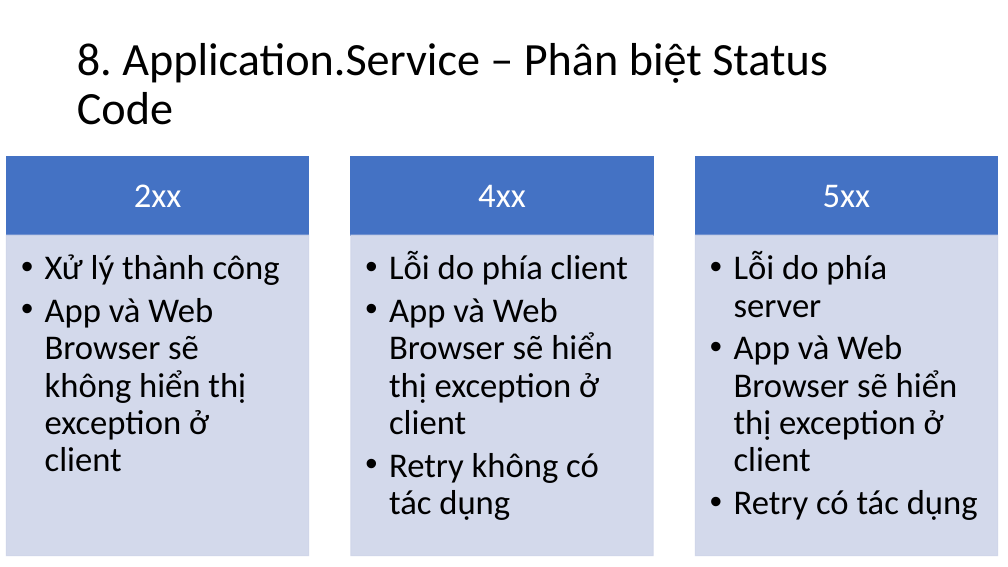
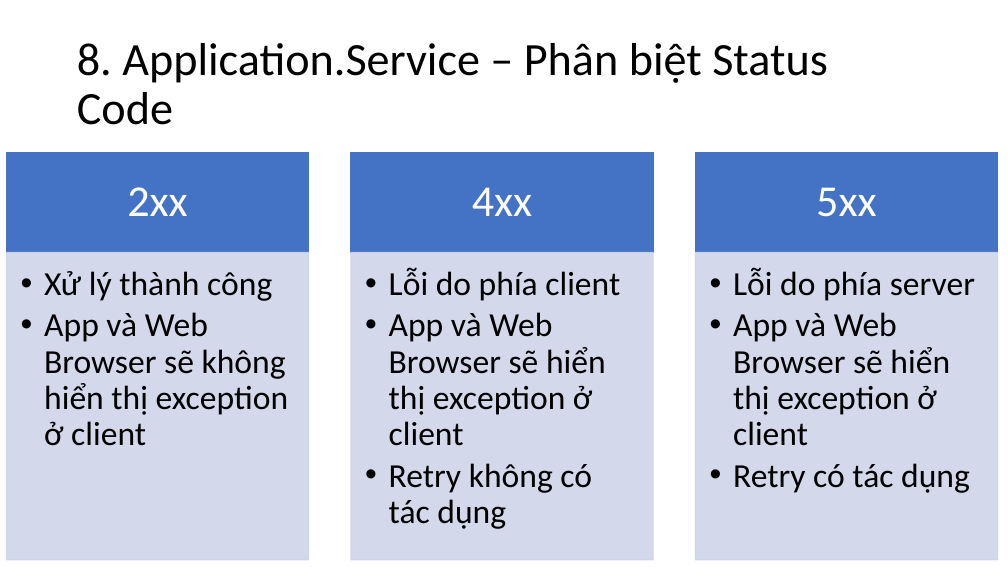
Before and after one commit to triplesix0209/dotnet.core, a slide deck: slide 23 of Document/Dev Guide.pptx. Drawn at 1008x567 pixels with LibreOffice and Linux fonts; fonts in the diff are those of the drawing. Boxes give left, top, right and bottom in pixels: in the first picture for what was removed or moved away, otherwise in the second. Text is boxed around its words. In the diff, an @@ line names an element or a change of style, - is before the commit and + after.

```diff
--- a/Document/Dev Guide.pptx
+++ b/Document/Dev Guide.pptx
@@ rectangle resized from (x1=7, y1=157, x2=309, y2=235) to (x1=7, y1=153, x2=309, y2=253) @@
@@ rectangle resized from (x1=351, y1=157, x2=653, y2=235) to (x1=351, y1=153, x2=653, y2=253) @@
@@ size 33 to 42 pt; more space between paragraphs in 3 elements at (x1=127, y1=187, x2=188, y2=216), (x1=472, y1=187, x2=533, y2=216), (x1=816, y1=187, x2=877, y2=217) @@
@@ rectangle resized from (x1=696, y1=157, x2=998, y2=235) to (x1=696, y1=153, x2=998, y2=253) @@
@@ text "Xử lý thành công" moved from (x1=45, y1=254, x2=280, y2=472) to (x1=44, y1=271, x2=289, y2=446) @@
@@ rectangle resized from (x1=7, y1=235, x2=309, y2=556) to (x1=7, y1=253, x2=309, y2=560) @@
@@ text "Lỗi do phía client" moved from (x1=389, y1=251, x2=628, y2=520) to (x1=389, y1=268, x2=620, y2=529) @@
@@ rectangle resized from (x1=351, y1=235, x2=653, y2=556) to (x1=351, y1=253, x2=653, y2=560) @@
@@ size 33 to 32 pt in 3 elements at (x1=44, y1=271, x2=289, y2=446), (x1=389, y1=268, x2=620, y2=529), (x1=733, y1=268, x2=975, y2=493) @@
@@ text "Lỗi do phía server" moved from (x1=734, y1=251, x2=978, y2=520) to (x1=733, y1=268, x2=975, y2=493) @@
@@ rectangle resized from (x1=696, y1=235, x2=998, y2=556) to (x1=696, y1=253, x2=998, y2=560) @@
```
Also in this commit, not shown: 11 other slides changed, 1 other file.
